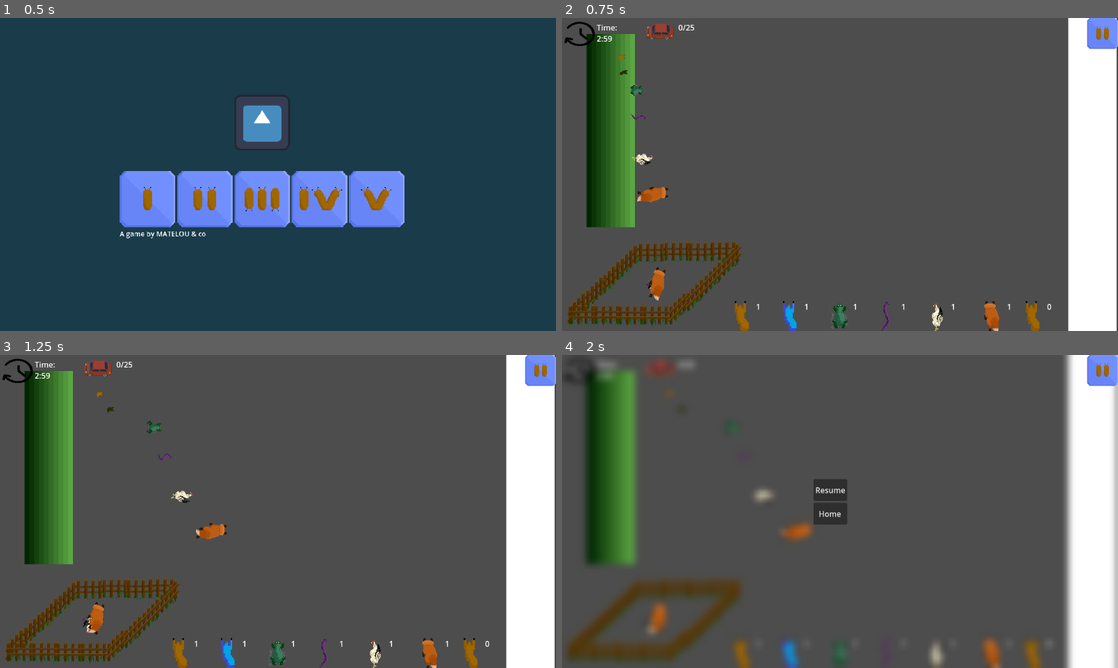
Above: before the commit, frames 1-4 (two rows, left to right).
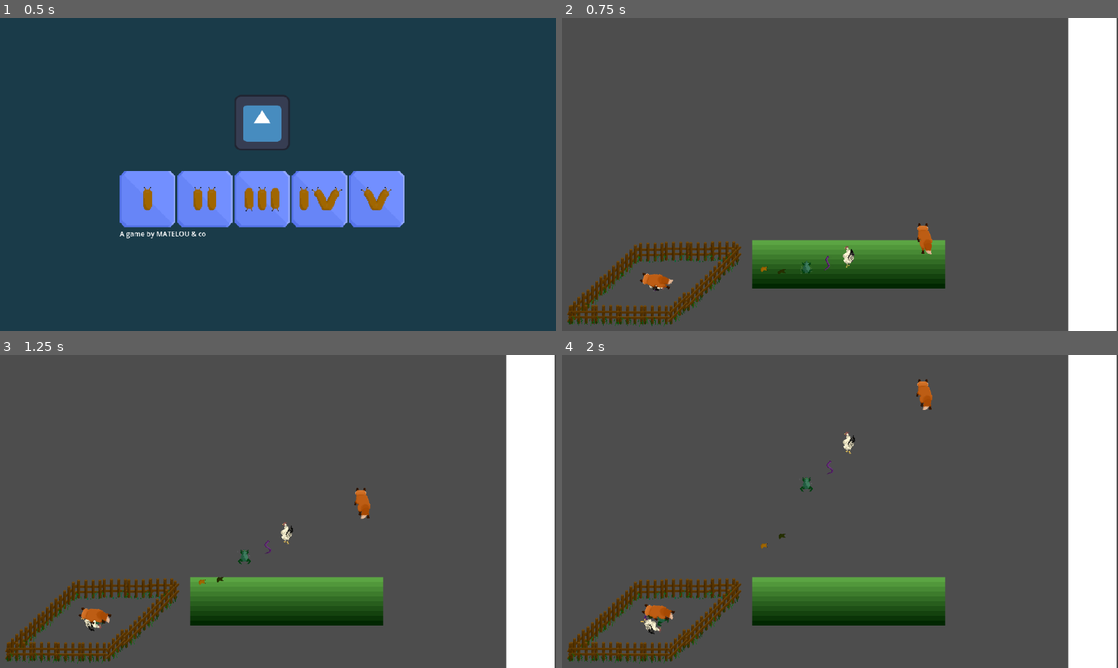
Above: after the commit, the same moments.

Repository: Skyepulse/LudumDare56
Game: Godot game, scene res://Level Scenes/control.tscn
The game is run twice, just before and just after one commit, with the same random seed, the same clock (stepped at 60 frames per second) and the same inputs. The engine's default icon, where the game draws it, is replaced by a stand-in: a white triangle on a blue panel in a dark square.
Inputs (mouse positions are in pixels of both pictures, inside the frame that each line leads up to):
- Up to frame 1 (0.5 s): no input
- Up to frame 2 (0.75 s): click (712, 199) at 0.5 s
- Up to frame 3 (1.25 s): no input
- Up to frame 4 (2 s): click (1101, 370) at 1.27 s

Frame 1 is identical in both runs. In frame 2, 13% of the frame differs, in the area x 0-100%, y 0-100%; in frame 3, 14%; in frame 4, 19%.

Commit message:
Changed game direction

Diff:
--- a/Level Scenes/Level1.tscn
+++ b/Level Scenes/Level1.tscn
@@ -20,11 +20,15 @@
 
 [node name="Level" type="Node2D"]
 
+[node name="Throw Area" parent="." instance=ExtResource("11_aoj50")]
+position = Vector2(597, 511)
+rotation = -1.57079
+
 [node name="Camera2D" type="Camera2D" parent="."]
 position = Vector2(579, 325)
 
 [node name="Slug" parent="." instance=ExtResource("1_qi1dv")]
-position = Vector2(98, 83)
+position = Vector2(421, 539)
 state = 2
 
 [node name="Vivier" parent="." instance=ExtResource("1_1lgaw")]
@@ -40,27 +44,27 @@
 position = Vector2(1102, 291)
 
 [node name="Fox" parent="." instance=ExtResource("7_qh2pp")]
-position = Vector2(108, 362)
+position = Vector2(750, 508)
 max_throw_distance = 0.0
 min_throw_distance = 0.0
 state = 2
 
 [node name="Toad" parent="." instance=ExtResource("4_syjkf")]
-position = Vector2(101, 151)
+position = Vector2(510, 551)
 state = 2
 
 [node name="betterSlug" parent="." instance=ExtResource("9_73wku")]
-position = Vector2(98, 115)
+position = Vector2(458, 547)
 max_throw_distance = 0.0
 min_throw_distance = 0.0
 state = 2
 
 [node name="snake" parent="." instance=ExtResource("5_32qtx")]
-position = Vector2(100, 210)
+position = Vector2(556, 546)
 state = 2
 
 [node name="chicken" parent="." instance=ExtResource("6_uv3y2")]
-position = Vector2(103, 294)
+position = Vector2(597, 536)
 state = 2
 
 [node name="PredatorSpawner" parent="." node_paths=PackedStringArray("vivier") instance=ExtResource("1_34c6p")]
@@ -73,6 +77,7 @@
 shape = SubResource("RectangleShape2D_ss0dk")
 
 [node name="CanvasLayer" type="CanvasLayer" parent="."]
+visible = false
 
 [node name="stack_control_ui" parent="CanvasLayer" instance=ExtResource("9_oglhl")]
 mouse_filter = 2
@@ -82,6 +87,3 @@
 
 [node name="PauseMenu" parent="CanvasLayer" instance=ExtResource("1_xjqyx")]
 mouse_filter = 1
-
-[node name="Throw Area" parent="." instance=ExtResource("11_aoj50")]
-position = Vector2(104, 234)
--- a/Level Scenes/chicken.tscn
+++ b/Level Scenes/chicken.tscn
@@ -35,7 +35,6 @@
 ui_sprite = ExtResource("2_8xxsq")
 
 [node name="AnimatedSprite2D" type="AnimatedSprite2D" parent="."]
-rotation = 1.5708
 sprite_frames = SubResource("SpriteFrames_83plr")
 autoplay = "default"
 
--- a/Level Scenes/fox.tscn
+++ b/Level Scenes/fox.tscn
@@ -37,7 +37,6 @@
 ui_sprite = ExtResource("2_4a0oy")
 
 [node name="AnimatedSprite2D" type="AnimatedSprite2D" parent="."]
-rotation = 1.5708
 sprite_frames = SubResource("SpriteFrames_udrfj")
 autoplay = "default"
 
--- a/Level Scenes/snake.tscn
+++ b/Level Scenes/snake.tscn
@@ -34,7 +34,6 @@
 ui_sprite = ExtResource("2_roq56")
 
 [node name="AnimatedSprite2D" type="AnimatedSprite2D" parent="."]
-rotation = 1.5708
 sprite_frames = SubResource("SpriteFrames_veocg")
 autoplay = "default"
 
--- a/Level Scenes/toad.tscn
+++ b/Level Scenes/toad.tscn
@@ -34,7 +34,6 @@
 ui_sprite = ExtResource("2_getoe")
 
 [node name="AnimatedSprite2D" type="AnimatedSprite2D" parent="."]
-rotation = 1.5708
 sprite_frames = SubResource("SpriteFrames_oiok5")
 autoplay = "default"
 
--- a/PrefabScenes/Predators/predator_better_slug.tscn
+++ b/PrefabScenes/Predators/predator_better_slug.tscn
@@ -20,7 +20,6 @@
 [sub_resource type="CircleShape2D" id="CircleShape2D_hv3j5"]
 
 [node name="PredatorBetterSlug" instance=ExtResource("1_w3pe7")]
-speed = 50
 kind = 1
 
 [node name="AnimatedSprite2D" parent="." index="0"]
--- a/PrefabScenes/Predators/predator_chicken.tscn
+++ b/PrefabScenes/Predators/predator_chicken.tscn
@@ -25,7 +25,6 @@
 radius = 19.6469
 
 [node name="PredatorChicken" instance=ExtResource("1_th0bq")]
-speed = 50
 kind = 4
 
 [node name="AnimatedSprite2D" parent="." index="0"]
--- a/PrefabScenes/Predators/predator_fox.tscn
+++ b/PrefabScenes/Predators/predator_fox.tscn
@@ -25,7 +25,6 @@
 radius = 29.2746
 
 [node name="PredatorFox" instance=ExtResource("1_lkjag")]
-speed = 50
 kind = 5
 
 [node name="AnimatedSprite2D" parent="." index="0"]
--- a/PrefabScenes/Predators/predator_snake.tscn
+++ b/PrefabScenes/Predators/predator_snake.tscn
@@ -25,7 +25,6 @@
 radius = 14.0357
 
 [node name="PredatorSnake" instance=ExtResource("1_3jybl")]
-speed = 50
 kind = 3
 
 [node name="AnimatedSprite2D" parent="." index="0"]
--- a/PrefabScenes/Predators/predator_toad.tscn
+++ b/PrefabScenes/Predators/predator_toad.tscn
@@ -25,7 +25,6 @@
 radius = 15.0333
 
 [node name="PredatorToad" instance=ExtResource("1_ti4rq")]
-speed = 50
 kind = 2
 
 [node name="AnimatedSprite2D" parent="." index="0"]
--- a/PrefabScenes/red_arrow.tscn
+++ b/PrefabScenes/red_arrow.tscn
@@ -29,6 +29,11 @@
 layout_mode = 1
 anchors_preset = 9
 anchor_bottom = 1.0
+offset_left = -12.0
+offset_top = 12.0
+offset_right = 13.0
+offset_bottom = 12.0
 grow_vertical = 2
+rotation = -1.5708
 texture = ExtResource("1_obsgm")
 expand_mode = 2
--- a/Scripts/animal.gd
+++ b/Scripts/animal.gd
@@ -50,7 +50,7 @@
 func move(delta: float) -> void :
 	if (state == AnimalState.CROSSING) :
 		rotation = 0;
-		velocity = speed*Vector2(1,0)*delta;
+		velocity = speed*Vector2(0,-1) * 0.01; # pour pas avoir à changer toutes les vitesses
 		move_and_slide();
 	elif (state == AnimalState.STACKED) :
 		var collision_info = move_and_collide(10*velocity*delta);
@@ -74,7 +74,7 @@
 			var scale_factor = lerp(2.0, 1.0, (distance_traveled - total_distance / 2) / (total_distance / 2))
 			sprite.scale = Vector2(scale_factor, scale_factor)
 
-		if direction.x <= 0:
+		if direction.y >= 0:
 			state = AnimalState.CROSSING
 			return
 
@@ -134,7 +134,7 @@
 	if throw_arrow != null:
 		throw_value = throw_arrow.throw_value
 		actual_throw_distance = lerp(min_throw_distance, max_throw_distance, throw_value)
-		objective_position = get_global_mouse_position() + Vector2(actual_throw_distance, 0)
+		objective_position = get_global_mouse_position() + Vector2(0, -actual_throw_distance)
 		thrown_position = get_global_mouse_position()
 
 func reset_throw_configuration():
Not shown: 1 places in Level Scenes/Level1.tscn that only renumber resources
